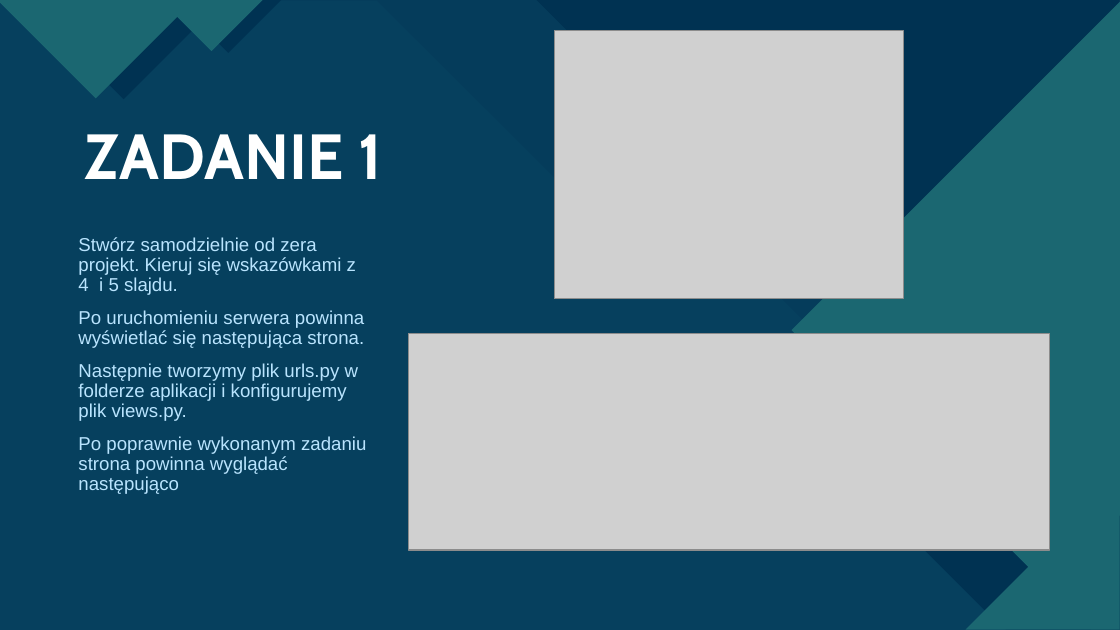
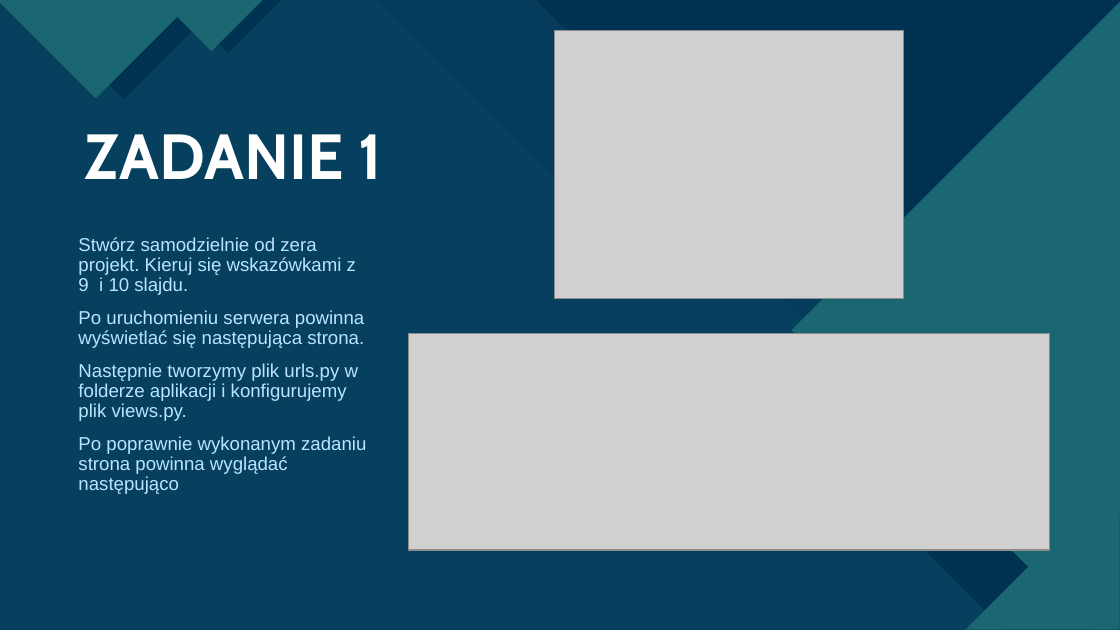
Before and after one commit to kacperzemla/Django-zadania, a slide deck: slide 17 of FitForYou.pptx. Drawn at 1120x630 pixels with LibreOffice and Linux fonts; fonts in the diff are those of the drawing; grey boxes stand for pictures. Boxes give left, top, right and bottom in pixels: in the first picture for what was removed or moved away, otherwise in the second. Text is boxed around its words. In the diff, an @@ line names an element or a change of style, - is before the commit and + after.

```diff
--- a/FitForYou.pptx
+++ b/FitForYou.pptx
@@ text at [78, 237, 356, 295]: text changed @@
-Stwórz samodzielnie od zera projekt. Kieruj się wskazówkami z 4 i 5 slajdu.
+Stwórz samodzielnie od zera projekt. Kieruj się wskazówkami z 9 i 10 slajdu.
```
Also in this commit, not shown: 3 other slides changed.
